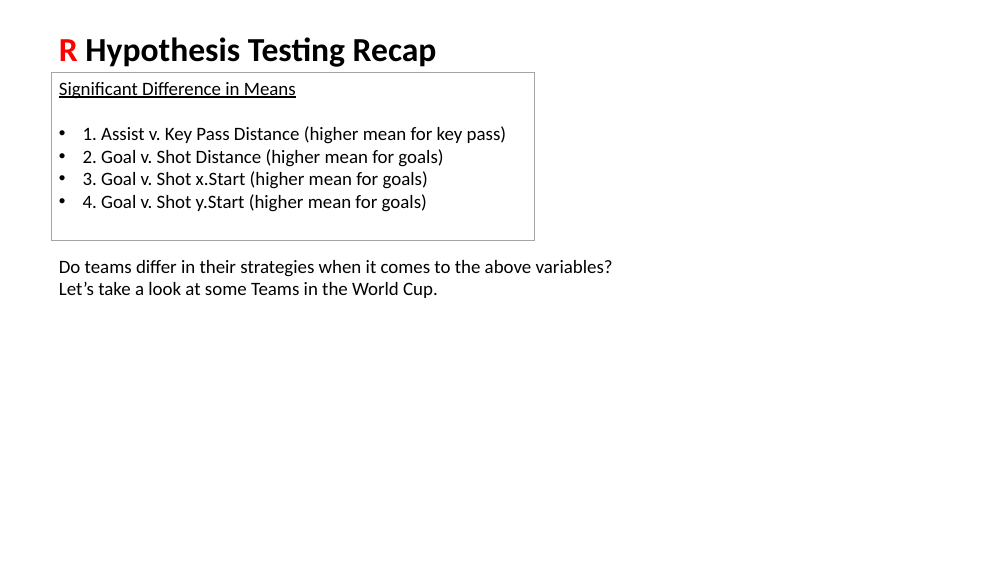
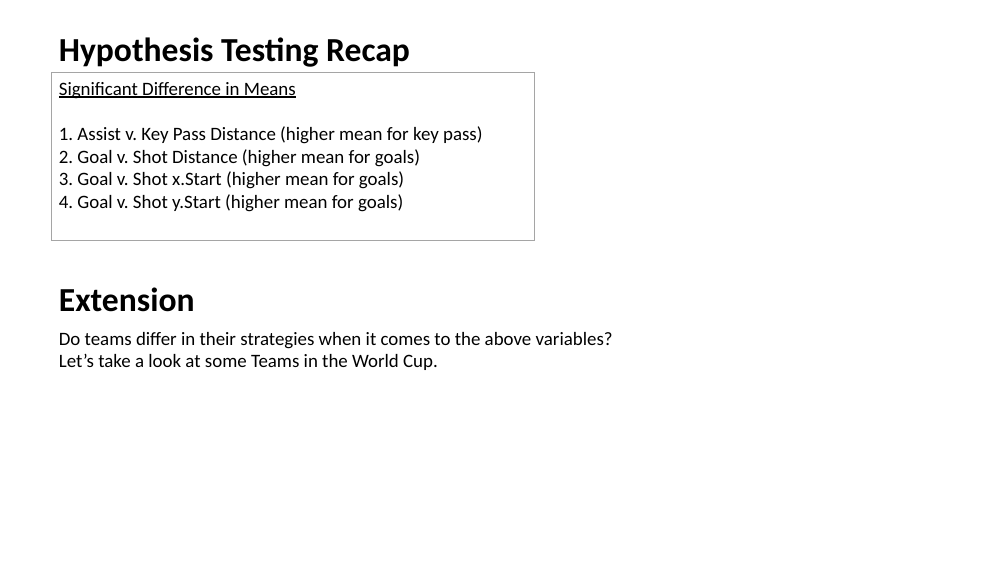
Before and after one commit to rmesina/T2_Codes-R-Us, a slide deck: slide 13 of midterm_project/Determining which variables contribute to likely hood of.pptx. Drawn at 1008x567 pixels with LibreOffice and Linux fonts; fonts in the diff are those of the drawing. Boxes give left, top, right and bottom in pixels: in the first picture for what was removed or moved away, otherwise in the second. Text is boxed around its words. In the diff, an @@ line names an element or a change of style, - is before the commit and + after.

```diff
--- a/midterm_project/Determining which variables contribute to likely hood of.pptx
+++ b/midterm_project/Determining which variables contribute to likely hood of.pptx
@@ text at [59,37,410,67]: text changed @@
-R Hypothesis Testing Recap
+Hypothesis Testing Recap
@@ text in rectangle at [59,126,482,212]: bullet • to none @@
@@ text added at [59,287,195,312], 32 pt, text #000000, bold @@
+Extension
@@ text "Do teams differ in their ...": place and size @@
-text "Do teams differ in their ..." at [59,260,613,298]
+text "Do teams differ in their ..." at [59,332,613,370]
```
Also in this commit, not shown: 2 other slides changed, 3 slides added, 2 slides removed, 12 other files.
